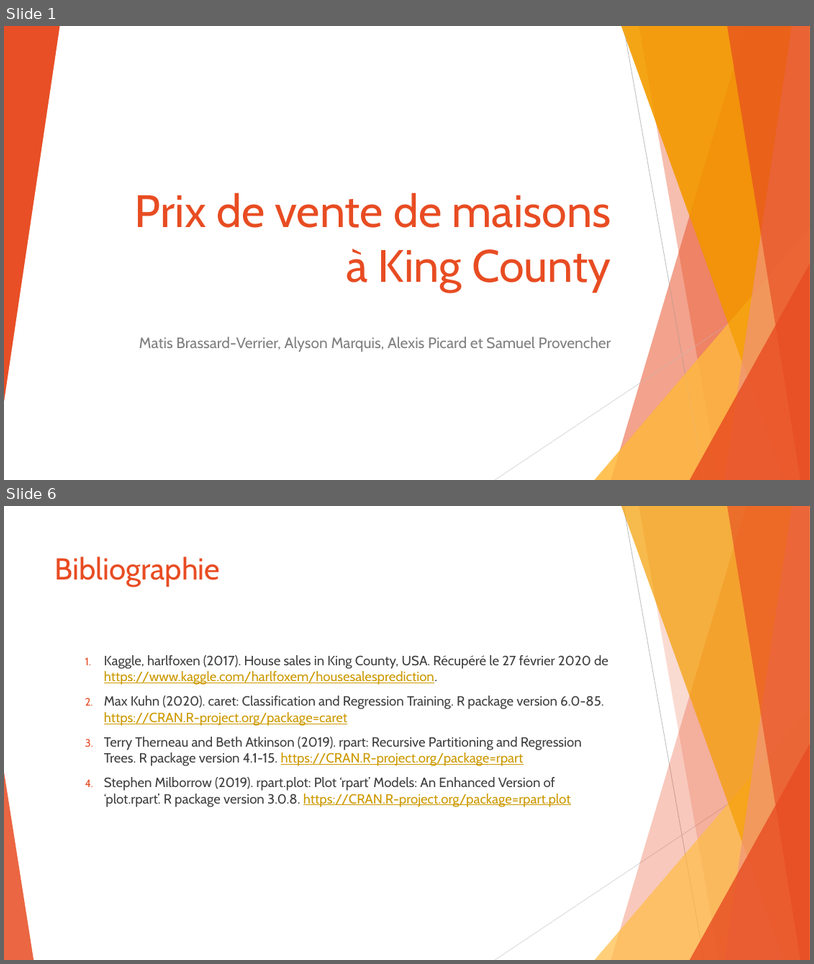
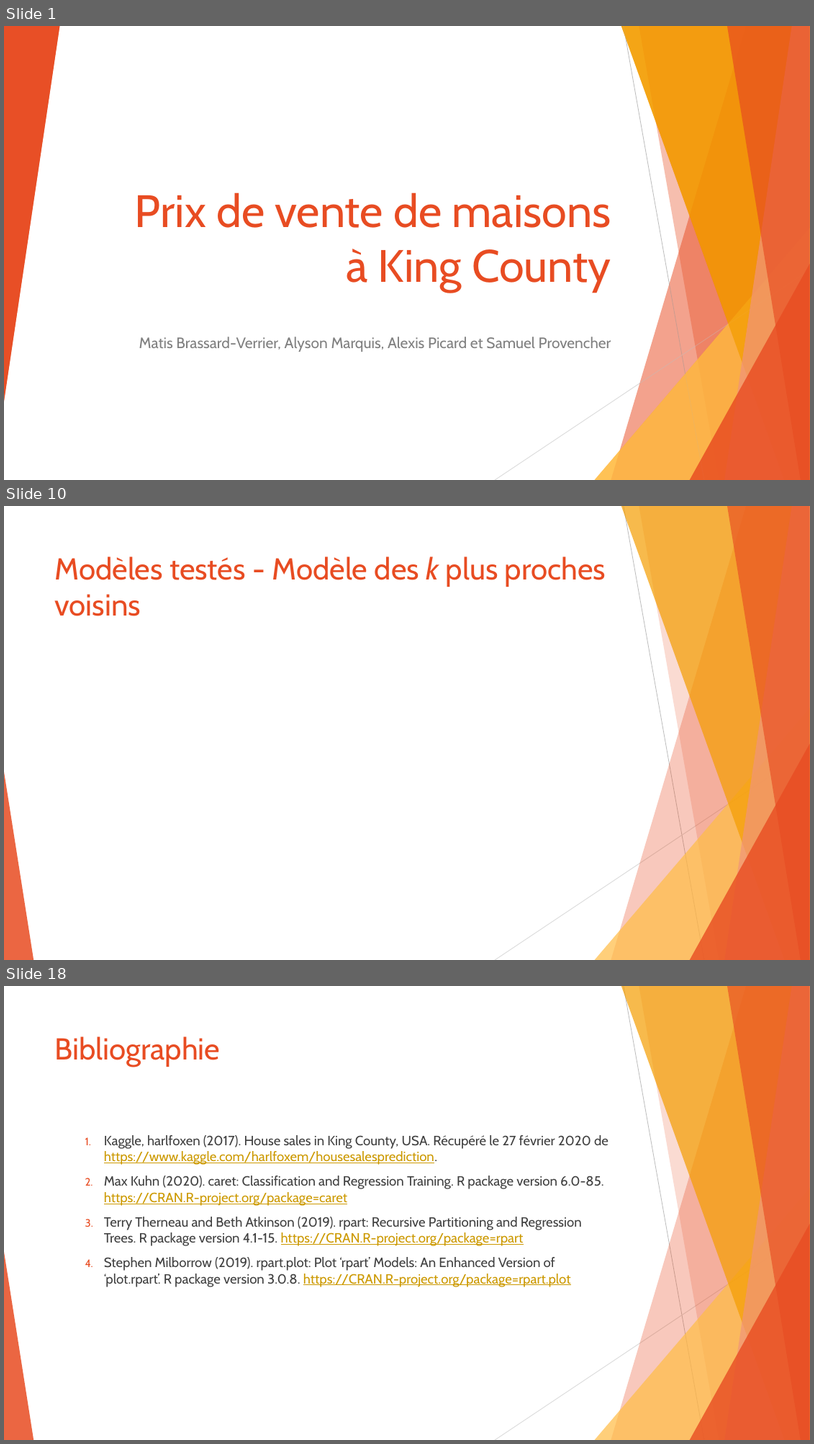
Before and after one commit to SamuelProvencher/TP-Apprentissage, a slide deck: PP.pptx. Shown one above the other, each under a label of ours: slides 1 and 6 before the commit, slides 1, 10 and 18 after it; the slides between them are not shown. The pictures are 814x964 and 814x1444 pixels, drawn with LibreOffice and Linux fonts; fonts in the diff are those of the drawing. Boxes give left, top, right and bottom in pixels: in the first picture for what was removed or moved away, otherwise in the second. Text is boxed around its words. In the diff, an @@ line names an element or a change of style, - is before the commit and + after.

```diff
--- a/PP.pptx
+++ b/PP.pptx
@@ slide 10 added at (4, 506, 810, 960), background #FFFFFF; not listed: 10 template elements that a slide beside it also shows @@
@@ title added at (55, 556, 606, 616), 36 pt, text #E84C22 @@
+Modèles testés - Modèle des k plus proches voisins
@@ what was slide 6 is now slide 18 @@
```
Also in this commit, not shown: 15 other slides added, 4 slides removed, 1 other file.
